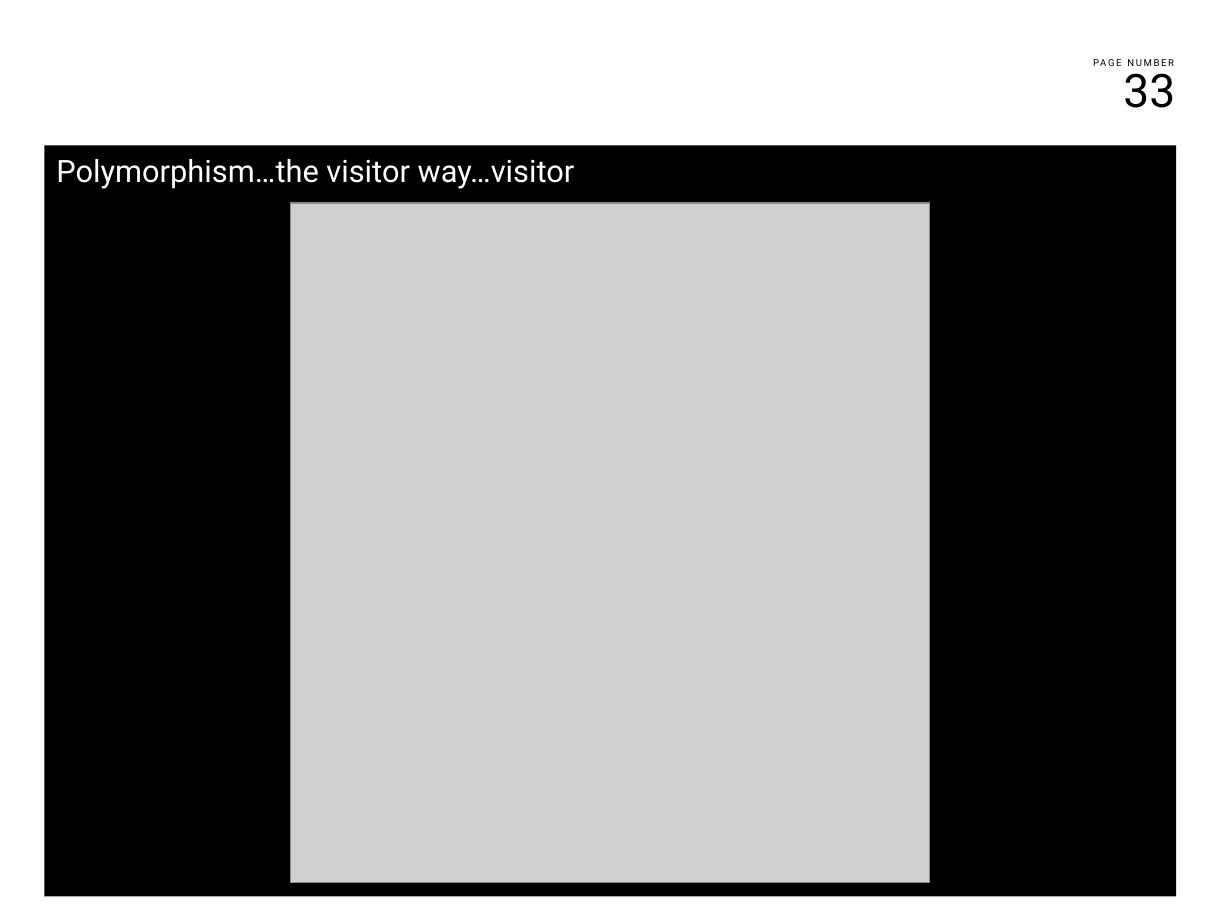
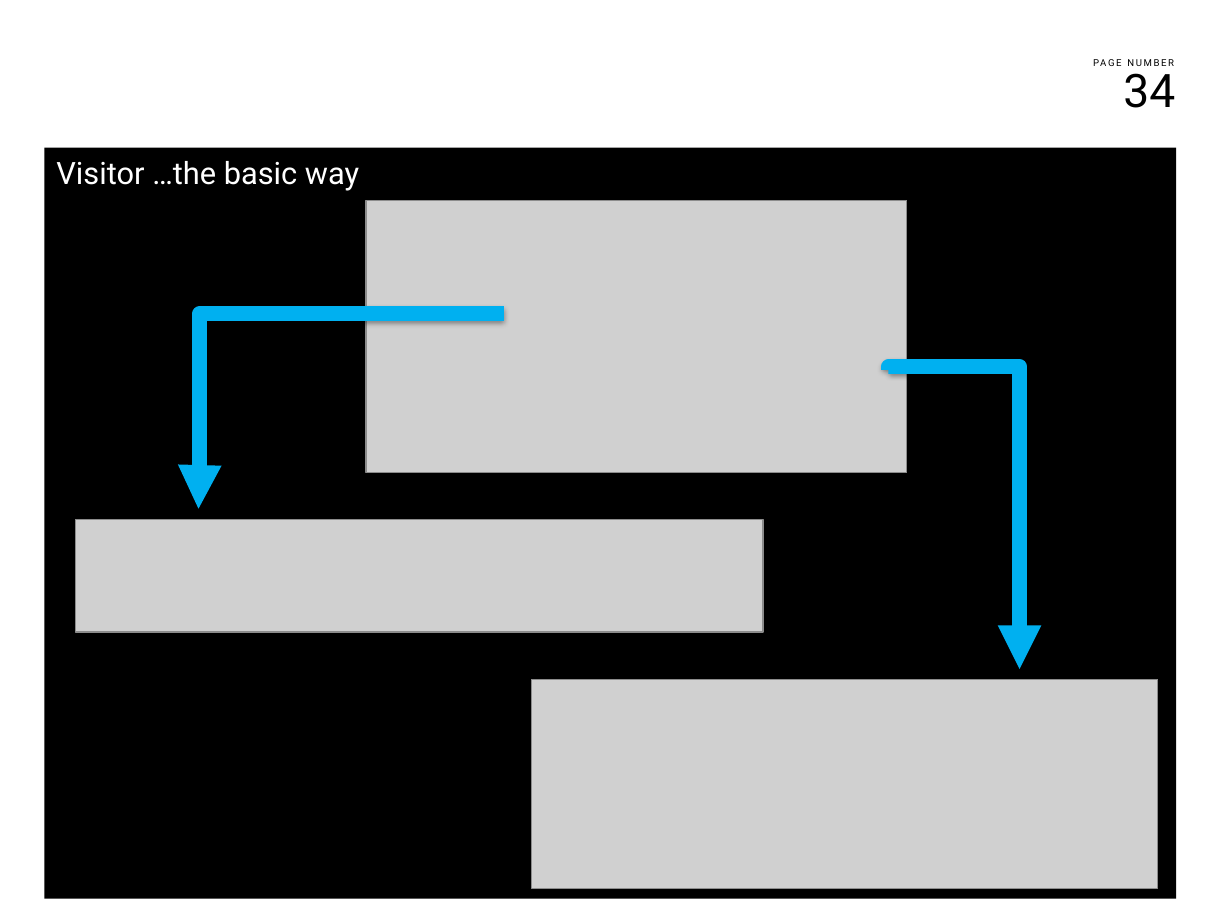
Before and after one commit to franco-melandri/NoIF, a slide deck: slide 34 of docs/noif.pptx (slide 33 before the commit). Drawn at 1232x924 pixels with LibreOffice and Linux fonts; fonts in the diff are those of the drawing; grey boxes stand for pictures; background and template pictures are left out. Boxes give left, top, right and bottom in pixels: in the first picture for what was removed or moved away, otherwise in the second. Text is boxed around its words. In the diff, an @@ line names an element or a change of style, - is before the commit and + after.

Commit message:
adding slides for visitor.

```diff
--- a/docs/noif.pptx
+++ b/docs/noif.pptx
@@ page number at <box>1123,65,1175,108</box>: text changed @@
-33
+34
@@ text at <box>56,161,359,191</box>: text changed @@
-Polymorphism…the visitor way…visitor
+Visitor …the basic way
@@ picture removed at <box>291,203,930,883</box> @@
@@ picture added at <box>366,200,907,472</box> @@
@@ elbow arrow added from (504, 314) to (198, 509), #00B0F0 8.5 pt @@
@@ elbow arrow added from (888, 370) to (1020, 669), #00B0F0 8.5 pt @@
@@ picture added at <box>75,520,763,632</box> @@
@@ picture added at <box>531,679,1157,888</box> @@
```
Also in this commit, not shown: 4 other slides changed, 5 slides added, 4 other files.
